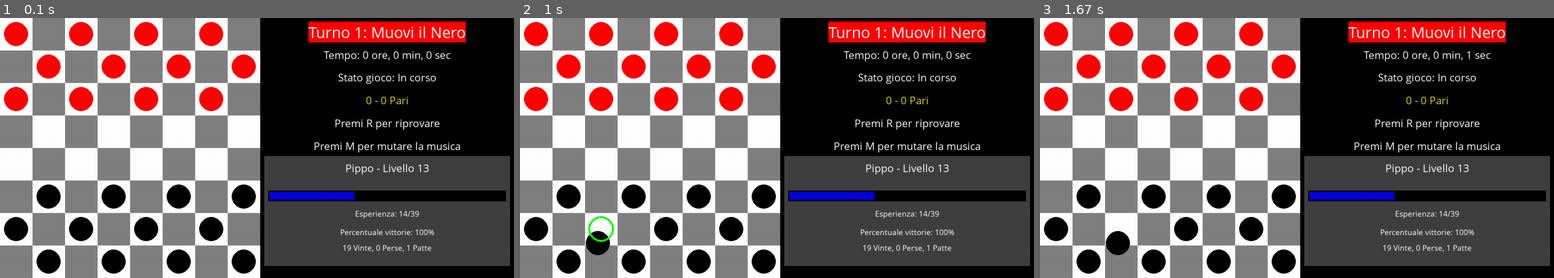
Above: before the commit, frames 1-3 (left to right).
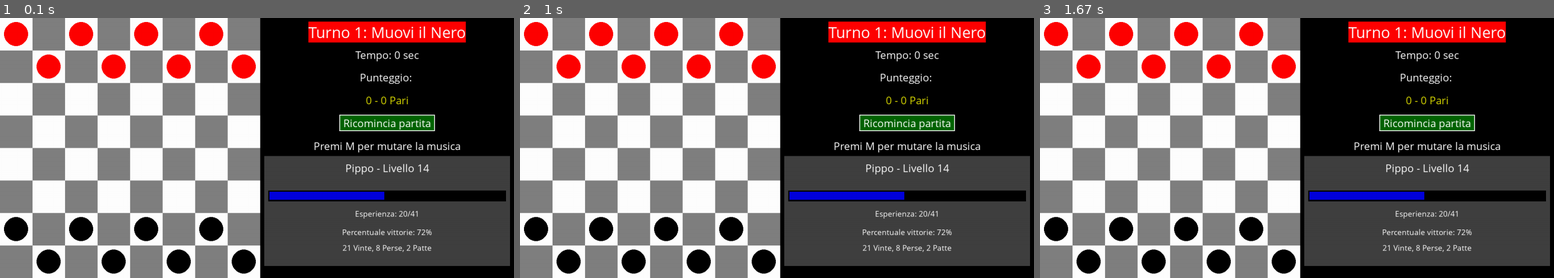
Above: after the commit, the same moments.

Repository: AlessandroBonomo28/pygame-tests
Game: pygame game, started from dama/game.py
The game is run twice, just before and just after one commit, with the same random seed, the same clock (stepped at 60 frames per second) and the same inputs.
Inputs (mouse positions are in pixels of both pictures, inside the frame that each line leads up to):
- Up to frame 1 (0.1 s): no input
- Up to frame 2 (1 s): hold R 0.33-0.8 s; click (597, 244) at 0.88 s
- Up to frame 3 (1.67 s): no input

The runs differ from the first frame. In frame 1, 5.2% of the frame differs, in the area x 0-88%, y 12-90%; in frame 2, 5.8%, in the area x 0-88%, y 12-92%; in frame 3, 5.7%.

Commit message:
button, sounds, game icon

Diff:
--- a/dama/build.py
+++ b/dama/build.py
@@ -1,14 +1,16 @@
 import os
 # runs the following command with os, produces the executable in dist folder
 
+name = "Dama"
 
-os.system("pyinstaller game.py")
+os.system(f"pyinstaller game.py --icon=icon.ico --name={name} -y")
 
 # copy game_settings.json to dist folder
-os.system("copy game_settings.json dist\game")
+os.system(f"copy game_settings.json dist\{name}")
 
 # copy loop.mp3 to dist folder
-os.system("copy loop.mp3 dist\game")
-
+os.system(f"copy loop.mp3 dist\{name}")
+# copy icon.png to dist folder
+os.system(f"copy icon.png dist\{name}")
 # copy sound directory with all files to dist folder
-os.system("xcopy sounds dist\game\sounds /E /I /Y")
+os.system(f"xcopy sounds dist\{name}\sounds /E /I /Y")
--- a/dama/data/player.json
+++ b/dama/data/player.json
@@ -1 +1 @@
-{"ID": "d1777a66-8de1-49c7-bfe4-803f7183def0", "name": "Pippo", "experience": 14.293012885847943, "draws": 1, "total_experience": 220, "level": 13, "losses": 0, "wins": 19}
+{"ID": "d1777a66-8de1-49c7-bfe4-803f7183def0", "name": "Pippo", "experience": 20, "draws": 2, "total_experience": 265, "level": 14, "losses": 8, "wins": 21}
--- a/dama/game.py
+++ b/dama/game.py
@@ -2,10 +2,9 @@
 
 from model.dama import *
 from model.player import *
+from model.my_button import *
 
 pygame.init()
-#width = 800
-#height = 500
 
 width = pygame.display.Info().current_w
 height = pygame.display.Info().current_h - pygame.display.Info().current_h//10
@@ -37,6 +36,17 @@
 suggestedMoves = None
 
 time_elapsed_ms = 0
+eat_streak_happening = False
+
+def resetGame():
+	global board, selectedPiece, suggestedMoves, time_elapsed_ms,button_reset
+	board.reset()
+	time_elapsed_ms = 0
+	selectedPiece = None
+	suggestedMoves = None
+	button_reset.set_blink(False)
+	button_reset.set_original_color()
+	pygame.mixer.Sound.play(start_game)
 
 def mousePositionToCell(position):
 	return (position[0]//cell_width, position[1]//cell_width)
@@ -50,6 +60,9 @@
 		elif board.status == GameStatus.DRAW:
 			player.add_draw()
 			pygame.mixer.Sound.play(draw_sound)
+		elif board.status == GameStatus.RED_WINS:
+			player.add_loss()
+			pygame.mixer.Sound.play(lose_sound)
 		if not BLACK_AI_enabled:
 			assign_exp = True
 			player_level_previous_game = player.level
@@ -66,7 +79,7 @@
 			pygame.draw.circle(canvas,(255,255,0),pygame.mouse.get_pos(), piecesRadius//2)
 def drawPieces(board : Board): # draw red circle or black circle
 	for piece in board.hashMapPieces.values():
-		if piece is None or piece == selectedPiece:
+		if piece is None or (piece == selectedPiece and board.whoMoves() == PieceColor.BLACK and not BLACK_AI_enabled):
 			continue
 		if piece.color == PieceColor.RED:
 			pygame.draw.circle(canvas,redPiecesColor,((piece.position[0]+0.5)*cell_width,(piece.position[1]+0.5)*cell_width), piecesRadius)
@@ -98,7 +111,10 @@
 		textTurn = f"Turno {board.turn_count+1}: il {board.whoMoves()} muove"
 
 	if board.status != GameStatus.IN_PROGRESS:
-		textTurn = "FINE PARTITA ! "
+		if BLACK_AI_enabled:
+			textTurn = f"{board.status}"
+		else:
+			textTurn = "Hai perso!" if board.status == GameStatus.RED_WINS else "Hai vinto!" if board.status == GameStatus.BLACK_WINS else "Patta!"
 		textTurnColor = (255,255,255)
 		textTurnBgColor = (255,0,0)
 	text = fontTurn.render(textTurn, True, textTurnColor, textTurnBgColor)
@@ -110,7 +126,12 @@
 	time_elapsed_s = (time_elapsed_ms//1000)
 	time_elapsed_m = (time_elapsed_s//60)
 	time_elapsed_h = time_elapsed_m//60
-	timer_txt = f"Tempo: {time_elapsed_h} ore, {time_elapsed_m%60} min, {time_elapsed_s%60} sec"
+	if time_elapsed_h > 0:
+		timer_txt = f"Tempo: {time_elapsed_h} ore, {time_elapsed_m%60} min, {time_elapsed_s%60} sec"
+	elif time_elapsed_m > 0:
+		timer_txt = f"Tempo: {time_elapsed_m%60} min, {time_elapsed_s%60} sec"
+	else:
+		timer_txt = f"Tempo: {time_elapsed_s%60} sec"
 
 	text = normalText.render(timer_txt, True, textColor, (0,0,0))
 	textRect = text.get_rect()
@@ -119,10 +140,7 @@
 
 	status_text_color = (255,255,255)
 	bg_status_color = (0,0,0)
-	if board.status != GameStatus.IN_PROGRESS:
-		bg_status_color = (255,0,0)
-		#status_text_color = (255,0,0) if board.status == GameStatus.RED_WINS else (0,255,0)
-	text = normalText.render(f"Stato gioco: {board.status}", True, status_text_color,bg_status_color)
+	text = normalText.render(f"Punteggio: ", True, status_text_color,bg_status_color)
 	textRect = text.get_rect()
 	textRect.center = (text_x, text_y + text_spacing*2)
 	canvas.blit(text, textRect)
@@ -143,11 +161,11 @@
 	textRect.center = (text_x, text_y + text_spacing*3)
 	canvas.blit(text, textRect)
 
-	reset_color = (0,0,0) if board.status == GameStatus.IN_PROGRESS else (255,0,0)
-	text = normalText.render(f"Premi R per riprovare", True, (255,255,255), reset_color)
-	textRect = text.get_rect()
-	textRect.center = (text_x, text_y + text_spacing*4)
-	canvas.blit(text, textRect)
+	if board.status != GameStatus.IN_PROGRESS:
+		button_reset.set_blink(True)
+
+	button_reset.position = (text_x, text_y + text_spacing*4)
+	button_reset.draw(canvas)
 
 	text = normalText.render(f"Premi M per mutare la musica", True, textColor, (0,0,0))
 	textRect = text.get_rect()
@@ -222,7 +240,10 @@
 lose_sound = pygame.mixer.Sound("sounds/lose.mp3")
 draw_sound = pygame.mixer.Sound("sounds/draw.mp3")
 dama_sound = pygame.mixer.Sound("sounds/dama.mp3")
-enemy_dama_sound = pygame.mixer.Sound("sounds/enemy_dama.mp3")
+start_game = draw_sound
+wrong_sound = pygame.mixer.Sound("sounds/wrong.mp3")
+enemy_dama_sound = wrong_sound
+
 
 pygame.mixer.music.load('loop.mp3')
 pygame.mixer.music.play(-1)
@@ -235,6 +256,11 @@
 
 #canvas = pygame.display.set_mode((width,height))
 canvas = pygame.display.set_mode((width,height),pygame.RESIZABLE)
+
+icon = pygame.image.load('icon.png')
+# make it a square
+icon = pygame.transform.scale(icon, (32, 32))
+pygame.display.set_icon(icon)
 
 # TITLE OF CANVAS
 pygame.display.set_caption("Dama 2023")
@@ -254,11 +280,13 @@
 
 player = Player("Pippo")
 
+button_reset = myButton("Ricomincia partita", (0,0), (0,100,0), (255,255,255), normalText,False,border_color=(255,255,255))
+
 assign_exp = False
 
 black_pieces = []
 red_pieces = []
-for i in range(3):
+for i in range(2):
 	for j in range(8):
 		if (i+j)%2 == 0:
 			red_pieces.append(Piece((j,i),PieceColor.RED,False))
@@ -276,7 +304,7 @@
 	  ])
 """
 while not exit:
-	if board.status == GameStatus.IN_PROGRESS:
+	if board.status == GameStatus.IN_PROGRESS and board.turn_count > 0:
 		time_elapsed_ms += pygame.time.Clock().tick(60)
 	elif assign_exp:
 		assign_exp = False
@@ -303,6 +331,7 @@
 			selectedPiece = None
 			suggestedMoves = None
 			pygame.time.delay(AI_delay_ms)
+			updateGamePostMove()
 			pygame.mixer.Sound.play(move_sound)
 			time_elapsed_ms += AI_delay_ms
 	elif auto_reset:
@@ -334,11 +363,7 @@
 			if event.key == pygame.K_ESCAPE:
 				exit = True
 			if event.key == pygame.K_r:
-				print("Reset game")
-				board.reset()
-				time_elapsed_ms = 0
-				selectedPiece = None
-				suggestedMoves = None
+				resetGame()
 				break
 			if event.key == pygame.K_m:
 				audio_enabled = not audio_enabled
@@ -346,6 +371,10 @@
 					pygame.mixer.music.unpause()
 				else:
 					pygame.mixer.music.pause()
+		if event.type == pygame.MOUSEBUTTONDOWN and button_reset.mouse_over(pygame.mouse.get_pos()):
+			resetGame()
+			break
+
 		if (event.type == pygame.MOUSEBUTTONDOWN or event.type == pygame.MOUSEBUTTONUP) and board.whoMoves() == PieceColor.BLACK and not BLACK_AI_enabled:
 			pos = pygame.mouse.get_pos()
 
@@ -383,6 +412,11 @@
 
 				if selectedPiece and selectedPiece.color == board.whoMoves():
 					suggestedMoves = selectedPiece.evaluateMovePositions(board)
+					if len(suggestedMoves) == 0:
+						selectedPiece = None
+						suggestedMoves = None
+						print("No moves available for this piece")
+						pygame.mixer.Sound.play(wrong_sound)
 				else:
 					selectedPiece = None
 					suggestedMoves = None
@@ -390,13 +424,17 @@
 			if board.whoMoves() == PieceColor.RED:
 				selectedPiece = None
 				suggestedMoves = None
-	try:
+
+	try: # eat streak
 		last_move = board.moves[len(board.moves)-1]
 		if last_move.does_eat and last_move.piece.color == board.whoMoves():
 			selectedPiece = last_move.piece
 			suggestedMoves = selectedPiece.evaluateMovePositions(board)
 			# filtra mosse che mangiano
 			suggestedMoves = list(filter(lambda move: move.does_eat, suggestedMoves))
+			eat_streak_happening = True
+		else:
+			eat_streak_happening = False
 	except:
 		pass
 
@@ -408,7 +446,7 @@
 				pygame.draw.rect(canvas,evenCellColor,((i+start_x_board)*cell_width,j*cell_width,cell_width,cell_width))
 	drawPieces(board)
 	drawPreviousMove()
-	if selectedPiece:
+	if selectedPiece and board.whoMoves() == PieceColor.BLACK and not BLACK_AI_enabled:
 		drawSelectedPieceOverMouse()
 		drawCircleAroundSelectedPiece()
 		drawMovesForSelectedPiece()
--- a/dama/model/dama.py
+++ b/dama/model/dama.py
@@ -5,10 +5,10 @@
     BLACK = "Nero"
 
 class GameStatus:
-    RED_WINS = "Rosso vince"
-    BLACK_WINS = "Nero vince"
+    RED_WINS = "il Rosso vince"
+    BLACK_WINS = "il Nero vince"
     DRAW = "Patta"
-    IN_PROGRESS = "In corso"
+    IN_PROGRESS = "Partita in corso"
 
 class Piece:
     is_dama : bool
@@ -154,7 +154,7 @@
     def reset(self):
         black_pieces = []
         red_pieces = []
-        for i in range(3):
+        for i in range(2):
             for j in range(8):
                 if (i+j)%2 == 0:
                     red_pieces.append(Piece((j,i),PieceColor.RED,False))
--- /dev/null
+++ b/dama/model/my_button.py
@@ -0,0 +1,72 @@
+import pygame
+class myButton:
+    text : str
+    position : tuple
+    width : int
+    height : int
+    color : tuple
+    text_color : tuple
+    font : pygame.font
+    __blink : bool
+    __timer_blink : float
+    __timer_blink_max : float = 500
+    __timer_blink_color : tuple
+    __text_blink_color : tuple
+    __original_text_color : tuple
+    __original_color : tuple
+    __border_stroke : int
+    __border_color : tuple
+    def __init__(self, text, position_center, color, text_color, font,blink = False, border_stroke = 2, border_color = (0,0,0), timer_blink_color = (0,255,0), text_blink_color = (0,0,0)):
+        self.text = text
+        self.position = position_center
+        self.width = font.size(text)[0] + 20
+        self.height = font.get_height() + 5
+        self.__timer_blink_color = timer_blink_color
+        self.__text_blink_color = text_blink_color
+        self.__border_stroke = border_stroke
+        self.__border_color = border_color
+        self.color = color
+        self.font = font
+        self.text_color = text_color
+        self.__original_text_color = text_color
+        self.__blink = blink
+        self.__original_color = color
+        self.__timer_blink = 0
+
+    def draw(self, screen):
+        if self.__blink and self.__timer_blink < self.__timer_blink_max:
+            self.__timer_blink += pygame.time.Clock().tick(60)
+        elif self.__blink and self.__timer_blink >= self.__timer_blink_max:
+            self.__timer_blink = 0
+            if self.color == self.__timer_blink_color:
+                self.set_original_color()
+            else:
+                self.set_blink_color()
+        else:
+            self.color = self.__original_color
+        pygame.draw.rect(screen, self.color, pygame.Rect(self.position[0] - self.width // 2, self.position[1] - self.height // 2, self.width, self.height))
+        text_surface = self.font.render(self.text, True, self.text_color)
+        text_rect = text_surface.get_rect()
+        text_rect.center = self.position
+        screen.blit(text_surface, text_rect)
+        self.__draw_border(screen)
+
+    def __draw_border(self, screen):
+        pygame.draw.rect(screen, self.__border_color, pygame.Rect(self.position[0] - self.width // 2, self.position[1] - self.height // 2, self.width, self.height), self.__border_stroke)
+
+    def set_blink_color(self):
+        self.color = self.__timer_blink_color
+        self.text_color = self.__text_blink_color
+
+    def set_original_color(self):
+        self.color = self.__original_color
+        self.text_color = self.__original_text_color
+
+    def set_blink(self, blink):
+        self.__blink = blink
+
+    def is_blinking(self):
+        return self.__blink
+
+    def mouse_over(self,mouse_position) -> bool:
+        return self.position[0] - self.width // 2 <= mouse_position[0] <= self.position[0] + self.width // 2 and self.position[1] - self.height // 2 <= mouse_position[1] <= self.position[1] + self.height // 2
Binary file added: dama/icon.ico
Binary file added: dama/icon.png
Not shown, removed: dama/sounds/enemy_dama.mp3
Not shown, added: dama/sounds/wrong.mp3
